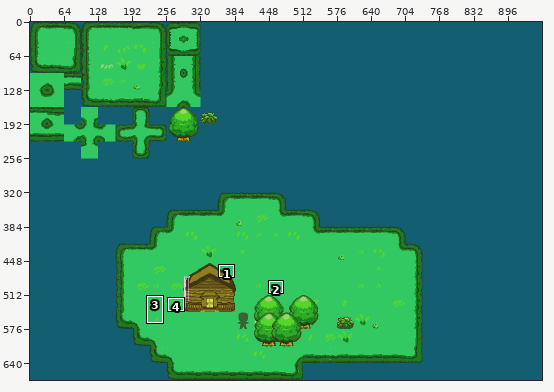
Edited in one commit: pixel-art file (Assets/Art/temp tileset.aseprite). Above, an overview of the earlier version with the close-up marked.
Close-up. Before the edit:
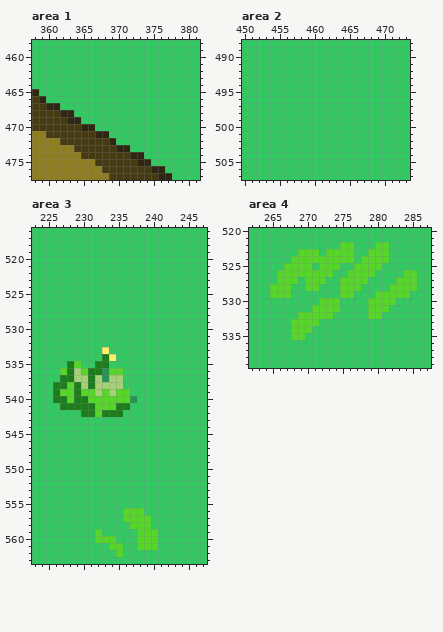
960x672 pixels, 1 frame. Shown: area 1: x 358..381, y 458..477; area 2: x 450..473, y 488..507; area 3: x 223..247, y 516..563; area 4: x 262..287, y 520..539. The commit also changed other parts of the picture, which this record leaves out.
After:
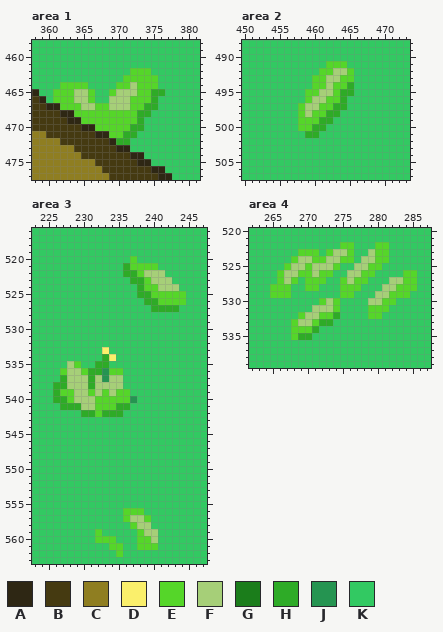
Palette (. is transparent): A #2e2714  B #453a11  C #8f7e21  D #faef6b  E #55d629  F #a6cf78  G #1b7d1b  H #2eab27  J #259451  K #32c962
Edits made:
Area 1, layer "Base Ground Tile Set Copy":
y 462: x 372..374 KKK -> EEE
y 463: x 371..375 KKKKK -> EEEEE
y 464: x 362..365 KKKK -> EEEE; x 370..375 KKKKKK -> EEFEEE
y 465: x 361..366 KKKKKK -> EEEFFE; x 369..376 KKKKKKKK -> EFFFEEHH
y 466: x 361..366 KKKKKK -> EEEFFE; x 369..375 KKKKKKK -> FFFEEEH
y 467: x 362..375 KKKKKKKKKKKKKK -> EEEFFEEFFFEEHH
y 468: x 364..374 KKKKKKKKKKK -> EEEEEEEEEHH
y 469: x 365..373 KKKKKKKKK -> EEEEEEEEH
y 470: x 367..373 KKKKKKK -> EEEEEHH
y 471: x 369..372 KKKK -> EEHH
y 472: x 370..371 KK -> HH
Area 2, layer "Base Ground Tile Set Copy":
y 491: x 462..464 KKK -> EEE
y 492: x 461..465 KKKKK -> EEFFE
y 493: x 460..465 KKKKKK -> EEFFEE
y 494: x 460..465 KKKKKK -> EEFEEH
y 495: x 459..465 KKKKKKK -> EEFFEHH
y 496: x 459..464 KKKKKK -> EFFEEH
y 497: x 458..464 KKKKKKK -> EFFEEHH
y 498: x 458..463 KKKKKK -> EFEEHH
y 499: x 458..462 KKKKK -> EEEHH
y 500: x 458..461 KKKK -> EEHH
y 501: x 459..460 KK -> HH
Area 3, layer "Base Ground Tile Set Copy":
y 520: x 237 K -> E
y 521: x 236..240 KKKKK -> HEEEE
y 522: x 236..241 KKKKKK -> HHEFFF
y 523: x 237..242 KKKKKK -> HHEFFF
y 524: x 238..243 KKKKKK -> HEEFFF
y 525: x 238..244 KKKKKKK -> HHEEEEE
y 526: x 239..244 KKKKKK -> HHEEEE
y 527: x 240..243 KKKK -> HHHH
y 534: x 233 G -> H
y 535: x 228 G -> F; x 232..233 GG -> HH
y 536: x 228 G -> F; x 231..232 GG -> HH
y 537: x 227..228 GG -> HF; x 231 G -> H
y 538: x 226..229 GGEG -> HHFF; x 231 G -> H
y 539: x 226 G -> H; x 229..230 GE -> FF
y 540: x 226..227 GG -> HH; x 229..231 GGE -> FFF
y 541: x 227..231 GGGGG -> HHHFF; x 235..236 GG -> HH
y 542: x 230..231 GG -> HH; x 233..235 GGG -> HHH
y 557: x 237..238 EE -> FF
y 558: x 238..239 EE -> FF
y 559: x 239..240 EE -> FF
y 560: x 240 E -> F
Area 4, layer "Base Ground Tile Set Copy":
y 523: x 274..275 EE -> FF; x 279 E -> F
y 524: x 269..270 EE -> FF; x 273..274 EE -> FF; x 278..279 EE -> FF
y 525: x 268..269 EE -> FF; x 271..273 KEE -> FFF; x 277..278 EE -> FF
y 526: x 267..268 EE -> FF; x 271 E -> F; x 276..277 EE -> FF
y 527: x 267 E -> F; x 276 E -> F; x 282..283 KE -> FF
y 528: x 281..282 KE -> FF
y 529: x 280..281 EE -> FF
y 530: x 273 E -> F; x 279..280 EE -> FF
y 531: x 271..273 EEE -> FFF
y 532: x 270..271 EE -> FF; x 274 K -> H
y 533: x 269..270 EE -> FF; x 272..273 KK -> HH
y 534: x 271 K -> H
y 535: x 269..270 EK -> HH
Changed places in both close-ups, as pixel boxes (x1, y1, x2, y2):
changed: (53, 68, 165, 145)
changed: (298, 61, 354, 138)
changed: (123, 256, 186, 312)
changed: (53, 354, 130, 417)
changed: (130, 515, 158, 543)
changed: (284, 249, 403, 340)
